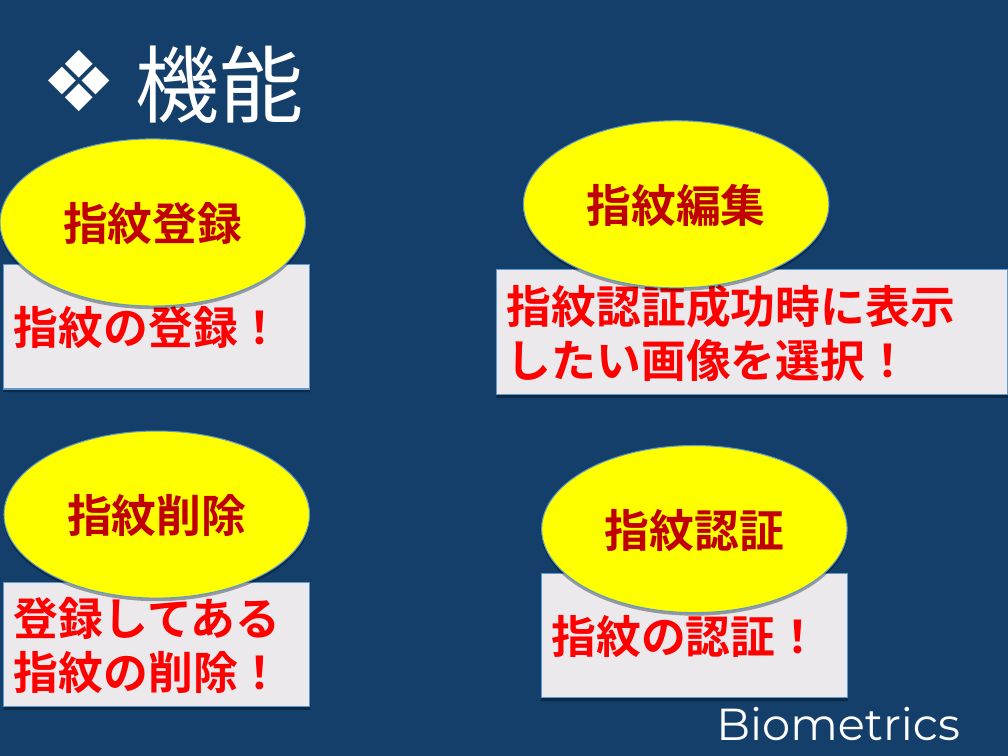
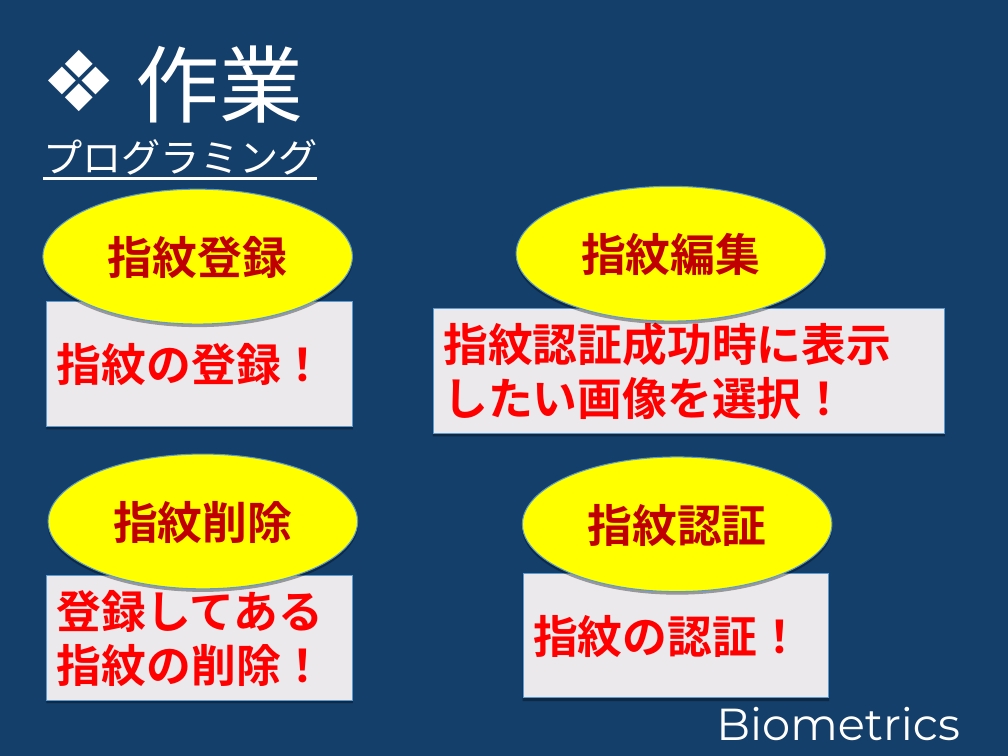
Before and after one commit to takuito/Documents, a slide deck: slide 9 of N1グランプリ_プレゼン資料_仮.ppt (slide 11 before the commit). Drawn at 1008x756 pixels with LibreOffice and Linux fonts; fonts in the diff are those of the drawing; background and template pictures are left out. Boxes give left, top, right and bottom in pixels: in the first picture for what was removed or moved away, otherwise in the second. Text is boxed around its words. In the diff, an @@ line names an element or a change of style, - is before the commit and + after.

```diff
--- a/N1グランプリ_プレゼン資料_仮.ppt
+++ b/N1グランプリ_プレゼン資料_仮.ppt
@@ text at [136, 45, 304, 123]: text changed @@
-❖ 機能
+❖ 作業
@@ text added at [43, 139, 317, 180], 28 pt, text #FFFFFF, underline @@
+プログラミング
@@ ellipse "指紋登録": place and size @@
-ellipse "指紋登録" at [0, 139, 305, 306]
+ellipse "指紋登録" at [43, 190, 353, 325]
@@ ellipse "指紋編集": place and size @@
-ellipse "指紋編集" at [523, 121, 829, 288]
+ellipse "指紋編集" at [516, 186, 826, 322]
@@ rectangle "指紋の登録！": place and size @@
-rectangle "指紋の登録！" at [4, 264, 309, 389]
+rectangle "指紋の登録！" at [47, 301, 353, 426]
@@ rectangle "指紋認証成功時に表示したい画像を選択！": place and size @@
-rectangle "指紋認証成功時に表示したい画像を選択！" at [497, 270, 1008, 395]
+rectangle "指紋認証成功時に表示したい画像を選択！" at [433, 308, 944, 433]
@@ ellipse "指紋削除": place and size @@
-ellipse "指紋削除" at [4, 431, 309, 599]
+ellipse "指紋削除" at [48, 455, 358, 590]
@@ ellipse "指紋認証": place and size @@
-ellipse "指紋認証" at [541, 446, 847, 613]
+ellipse "指紋認証" at [522, 457, 832, 592]
@@ rectangle "登録してある指紋の削除！": place and size @@
-rectangle "登録してある指紋の削除！" at [4, 582, 309, 707]
+rectangle "登録してある指紋の削除！" at [47, 576, 353, 701]
@@ rectangle "指紋の認証！": place and size @@
-rectangle "指紋の認証！" at [541, 574, 847, 699]
+rectangle "指紋の認証！" at [523, 574, 829, 699]
```
Also in this commit, not shown: 5 other slides changed, 12 slides removed.
